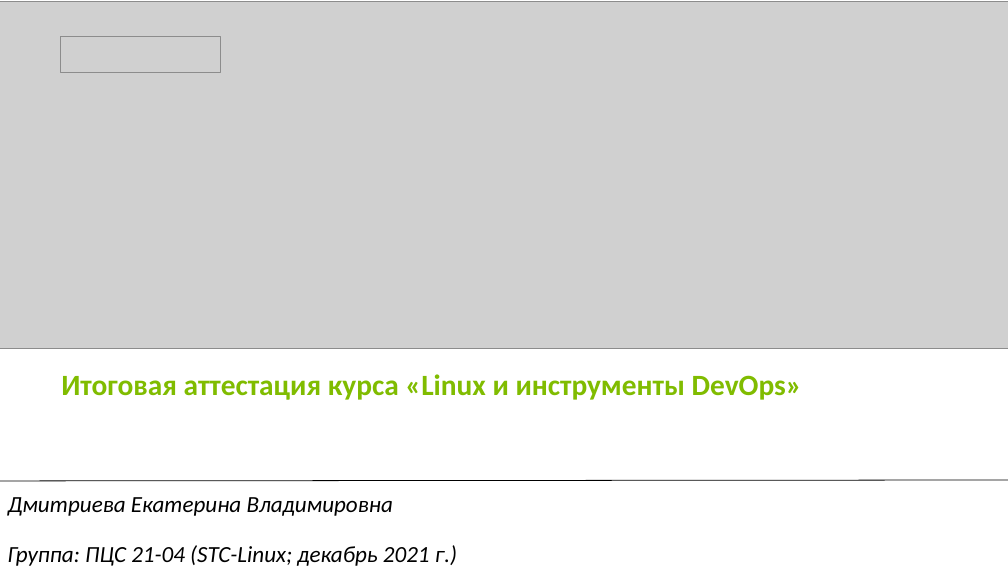
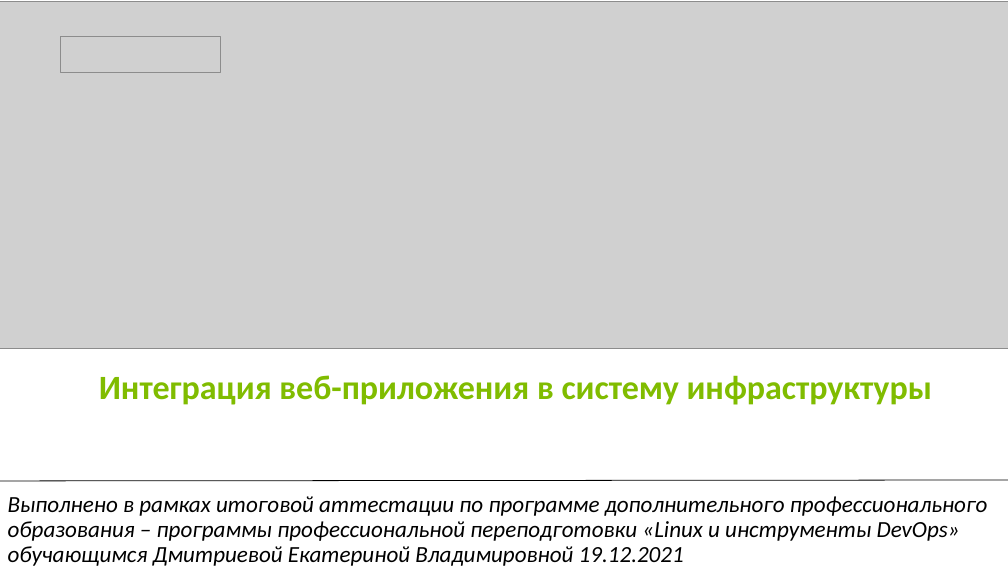
Before and after one commit to Ekarry/ItogProgectInno, a slide deck: slide 1 of Презентация_к_итоговой_аттестации.pptx. Drawn at 1008x567 pixels with LibreOffice and Linux fonts; fonts in the diff are those of the drawing; grey boxes stand for pictures. Boxes give left, top, right and bottom in pixels: in the first picture for what was removed or moved away, otherwise in the second. Text is boxed around its words. In the diff, an @@ line names an element or a change of style, - is before the commit and + after.

```diff
--- a/Презентация_к_итоговой_аттестации.pptx
+++ b/Презентация_к_итоговой_аттестации.pptx
@@ title at [99, 375, 932, 405]: text changed; size 28 to 32.4 pt @@
-Итоговая аттестация курса «Linux и инструменты DevOps»
+Интеграция веб-приложения в систему инфраструктуры
@@ text at [8, 496, 987, 566]: text changed @@
-Дмитриева Екатерина Владимировна
-Группа: ПЦС 21-04 (STC-Linux; декабрь 2021 г.)
+Выполнено в рамках итоговой аттестации по программе дополнительного профессионального образования – программы профессиональной переподготовки «Linux и инструменты DevOps»
+обучающимся Дмитриевой Екатериной Владимировной 19.12.2021
```
Also in this commit, not shown: 2 other slides changed.
